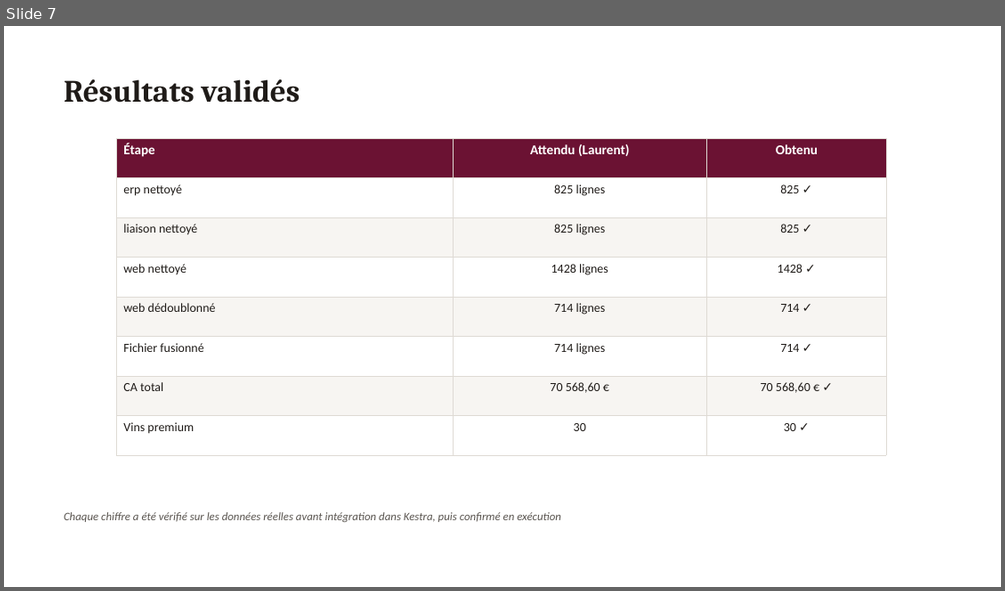
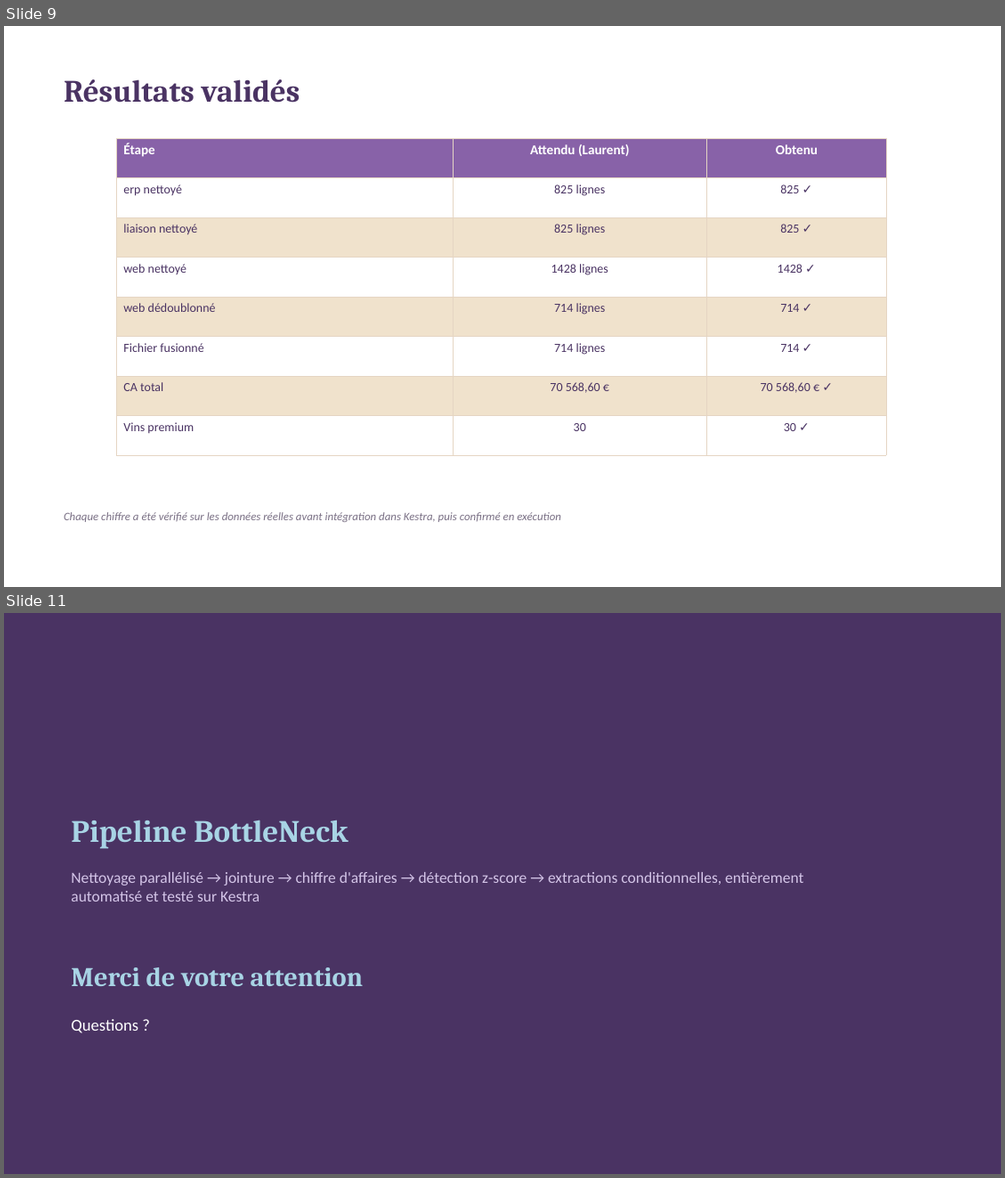
Before and after one commit to dorrazch-hue/bottleneck-data-pipeline, a slide deck: bottleneck_presentation.pptx. Shown one above the other, each under a label of ours: slide 7 before the commit, slides 9 and 11 after it; the slides between them are not shown. The pictures are 1005x591 and 1005x1178 pixels, drawn with LibreOffice and Linux fonts; fonts in the diff are those of the drawing. Boxes give left, top, right and bottom in pixels: in the first picture for what was removed or moved away, otherwise in the second. Text is boxed around its words. In the diff, an @@ line names an element or a change of style, - is before the commit and + after.

```diff
--- a/bottleneck_presentation.pptx
+++ b/bottleneck_presentation.pptx
@@ slide 11 added at [4,613,1001,1174], background #4A3363 @@
@@ text added at [71,819,348,849], 30 pt, text #A8D4E5, bold @@
+Pipeline BottleNeck
@@ text added at [71,872,803,901], 15 pt, text #D4C5E8 @@
+Nettoyage parallélisé → jointure → chiffre d'affaires → détection z-score → extractions conditionnelles, entièrement automatisé et testé sur Kestra
@@ text added at [71,967,363,986], 26 pt, text #A8D4E5, bold @@
+Merci de votre attention
@@ text added at [71,1019,138,1033], 16 pt, text #FFFFFF @@
+Questions ?
@@ what was slide 7 is now slide 9 @@
@@ slide 9 changed as well @@
@@ text "Résultats validés" at [64,79,300,103]: text colour #1F1B18 to #4A3363 @@
@@ table at [116,138,886,483] @@
@@ fill #6B1233 to #8862A8 in row 1 @@
@@ fill #F7F5F2 to #F0E2CC in 9 cells @@
@@ text colour #1F1B18 to #4A3363 in "erp nettoyé", "825 lignes", "825 ✓", "liaison nettoyé" and 17 more places @@
@@ borders changed @@
@@ text "Chaque chiffre a été vérifié ..." at [64,512,561,522]: text colour #5A5550 to #7A7085 @@
```
Also in this commit, not shown: 6 other slides changed, 3 other slides added, 2 slides removed.
